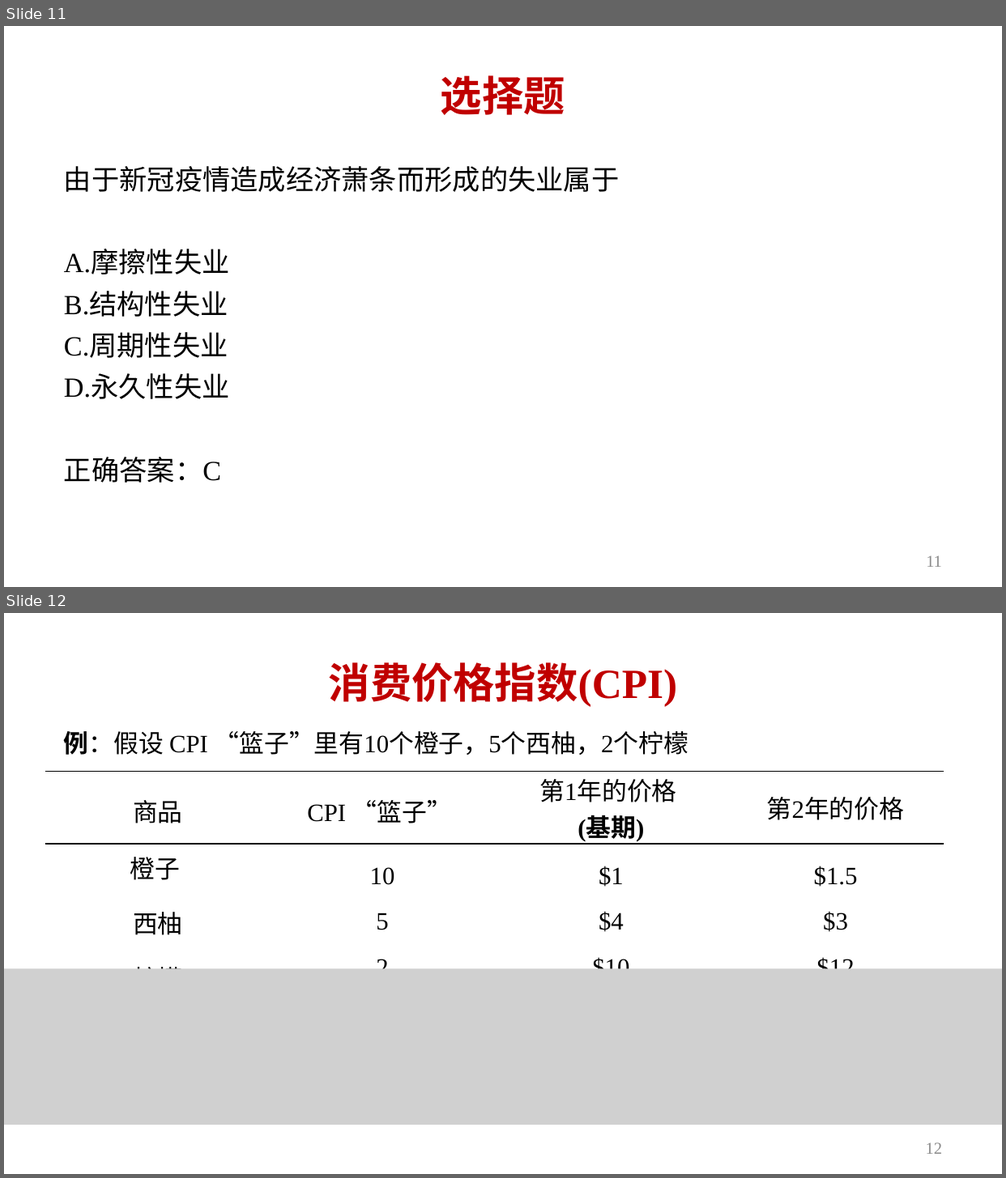
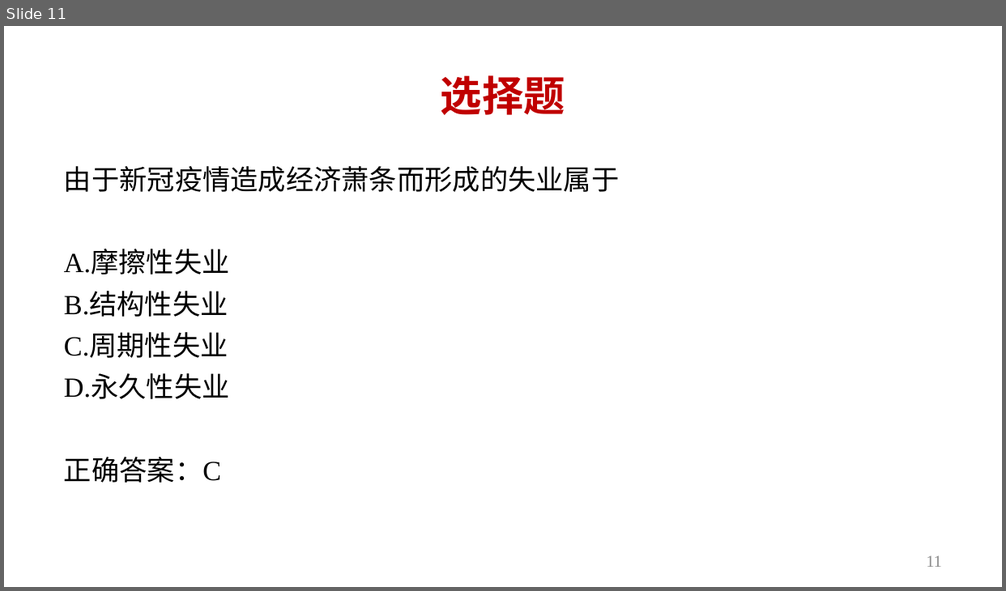
Before and after one commit to AlbertLei/macro23, a slide deck: content/slides/ch9-review.pptx. Shown one above the other, each under a label of ours: slides 11 and 12 before the commit, slide 11 after it. The pictures are 1006x1178 and 1006x591 pixels, drawn with LibreOffice and Linux fonts; fonts in the diff are those of the drawing; grey boxes stand for pictures. Boxes give left, top, right and bottom in pixels: in the first picture for what was removed or moved away, otherwise in the second. Text is boxed around its words. In the diff, an @@ line names an element or a change of style, - is before the commit and + after.

```diff
--- a/content/slides/ch9-review.pptx
+++ b/content/slides/ch9-review.pptx
@@ slide 12 removed at [4,613,1002,1174], background #FFFFFF @@
@@ title removed at [329,662,677,707] @@
-消费价格指数(CPI)
@@ text removed at [64,731,688,755] @@
-例：假设 CPI “篮子”里有10个橙子，5个西柚，2个柠檬
@@ table removed at [46,772,944,973], 2 rows, 4 columns @@
-商品 | CPI “篮子” | 第1年的价格 / (基期) | 第2年的价格
-橙子 / 西柚 / 柠檬 | 10 / 5 / 2 | $1 / $4 / $10 | $1.5 / $3 / $12
@@ picture removed at [4,969,1002,1126] @@
@@ page number removed at [926,1143,942,1154] @@
-12
```
Also in this commit, not shown: 3 other slides removed, 7 other files.
